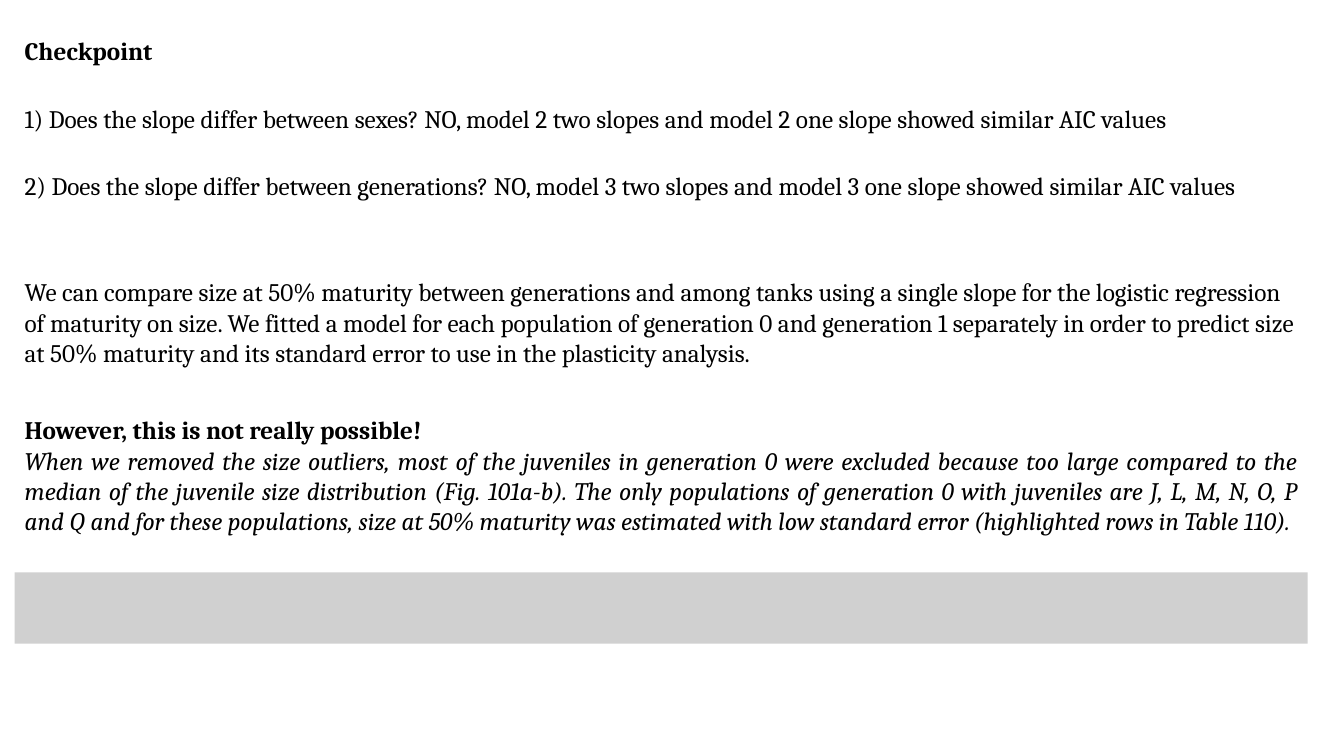
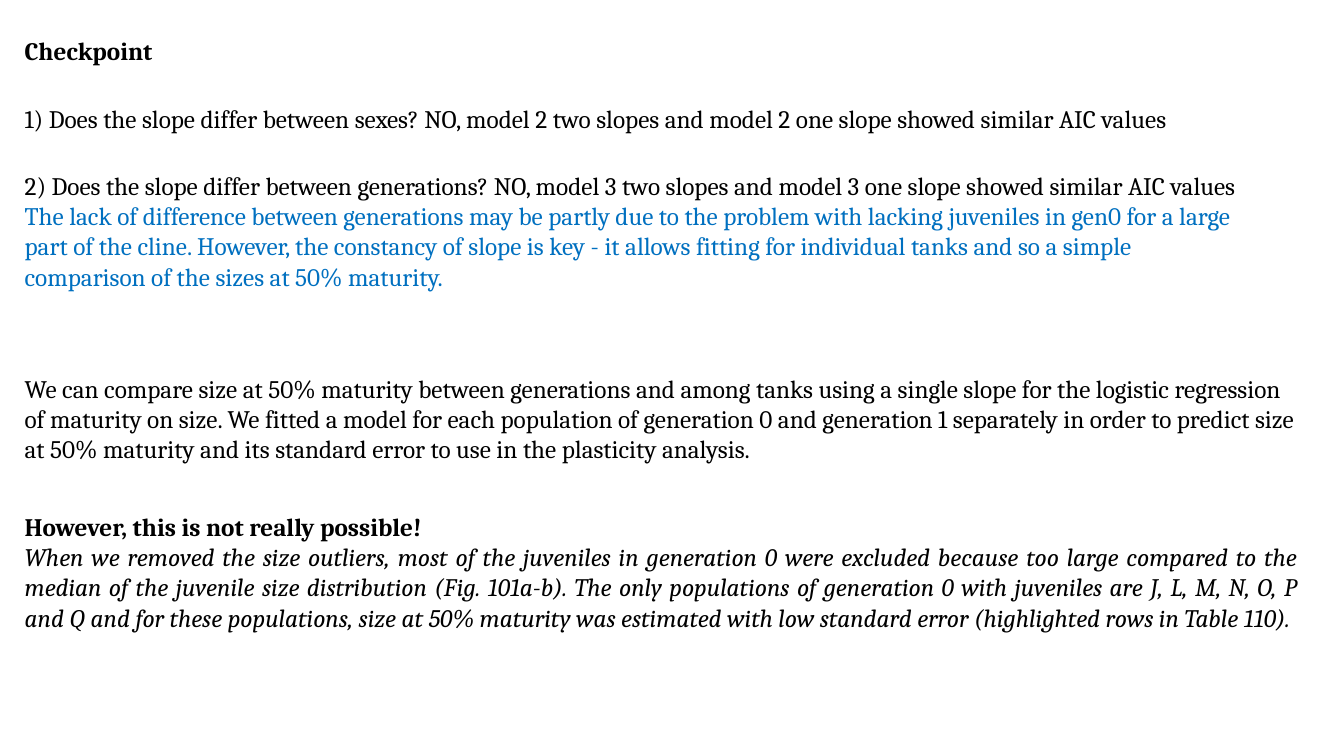
Before and after one commit to sam0per/Littorina_CZ_offspring, a slide deck: slide 10 of docs/Littorina_offspring_size_maturity.pptx. Drawn at 1344x756 pixels with LibreOffice and Linux fonts; fonts in the diff are those of the drawing; grey boxes stand for pictures. Boxes give left, top, right and bottom in pixels: in the first picture for what was removed or moved away, otherwise in the second. Text is boxed around its words. In the diff, an @@ line names an element or a change of style, - is before the commit and + after.

```diff
--- a/docs/Littorina_offspring_size_maturity.pptx
+++ b/docs/Littorina_offspring_size_maturity.pptx
@@ text at [25, 207, 1230, 292]: paragraph added @@
+The lack of difference between generations may be partly due to the problem with lacking juveniles in gen0 for a large part of the cline. However, the constancy of slope is key - it allows fitting for individual tanks and so a simple comparison of the sizes at 50% maturity.
@@ text "We can compare size at ...": place and size @@
-text "We can compare size at ..." at [25, 283, 1294, 368]
+text "We can compare size at ..." at [25, 380, 1294, 464]
@@ text "However, this is not really ...": place and size @@
-text "However, this is not really ..." at [25, 421, 1297, 536]
+text "However, this is not really ..." at [25, 518, 1297, 633]
@@ picture removed at [15, 573, 1309, 644] @@
```
Also in this commit, not shown: 1 slide added, 7 other files.
